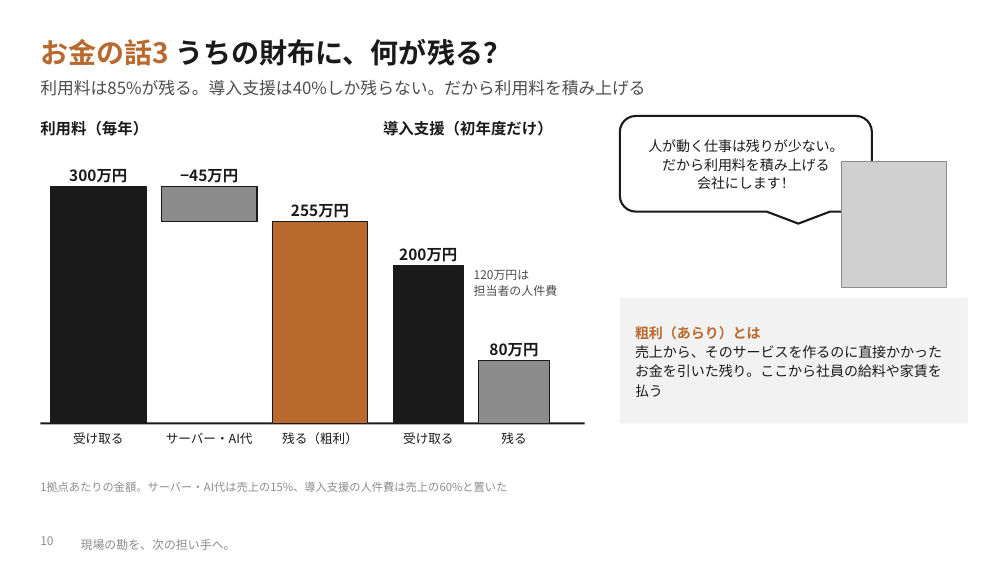
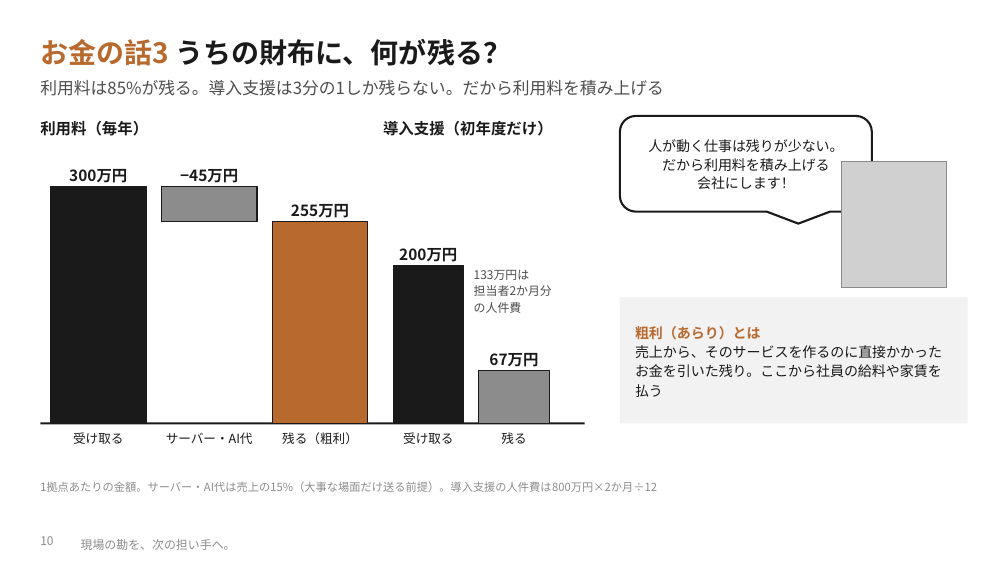
Before and after one commit to SEITOSHIKI/-ai-commute-audio-, a slide deck: slide 10 of deck/カンツギ_事業計画書_やさしい版.pptx. Drawn at 1008x567 pixels with LibreOffice and Linux fonts; fonts in the diff are those of the drawing; grey boxes stand for pictures; background and template pictures are left out. Boxes give left, top, right and bottom in pixels: in the first picture for what was removed or moved away, otherwise in the second. Text is boxed around its words. In the diff, an @@ line names an element or a change of style, - is before the commit and + after.

```diff
--- a/deck/カンツギ_事業計画書_やさしい版.pptx
+++ b/deck/カンツギ_事業計画書_やさしい版.pptx
@@ text at (40, 80, 664, 96): text changed @@
-利用料は85%が残る。導入支援は40%しか残らない。だから利用料を積み上げる
+利用料は85%が残る。導入支援は3分の1しか残らない。だから利用料を積み上げる
@@ text at (474, 270, 552, 313): text changed @@
-120万円は
-担当者の人件費
+133万円は
+担当者2か月分
+の人件費
@@ text at (489, 353, 538, 367): text changed @@
-80万円
+67万円
@@ rectangle: place and size @@
-rectangle at (479, 360, 549, 423)
+rectangle at (479, 371, 549, 423)
@@ text at (40, 481, 657, 492): text changed @@
-1拠点あたりの金額。サーバー・AI代は売上の15%、導入支援の人件費は売上の60%と置いた
+1拠点あたりの金額。サーバー・AI代は売上の15%（大事な場面だけ送る前提）。導入支援の人件費は800万円×2か月÷12
```
Also in this commit, not shown: 7 other slides changed, 1 slide added, 13 other files.
